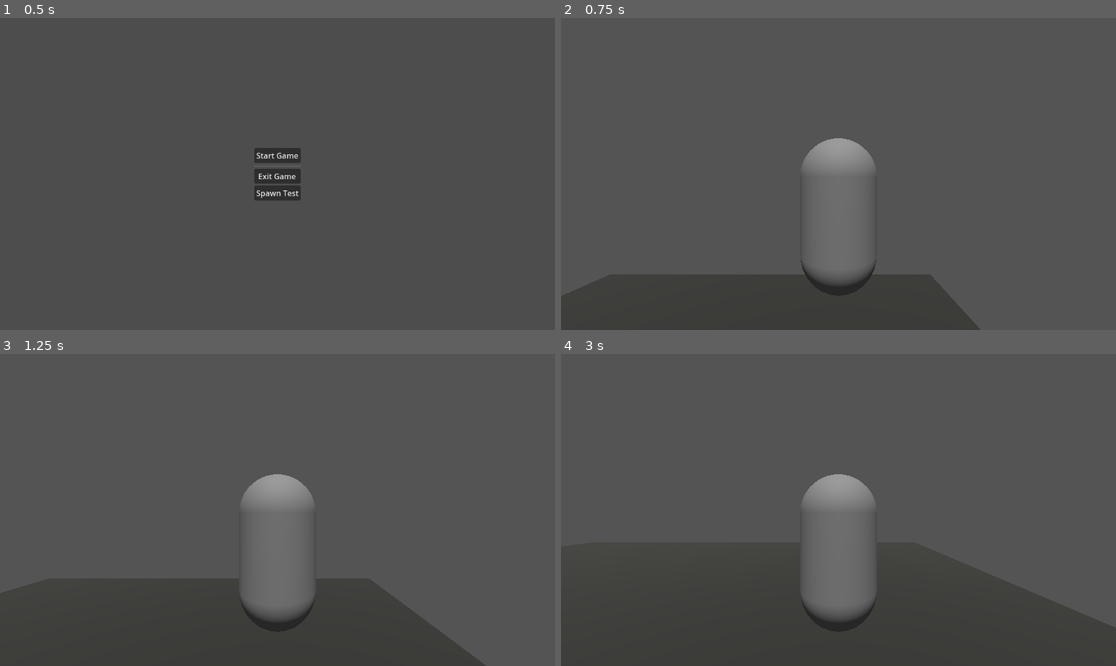
Above: before the commit, frames 1-4 (two rows, left to right).
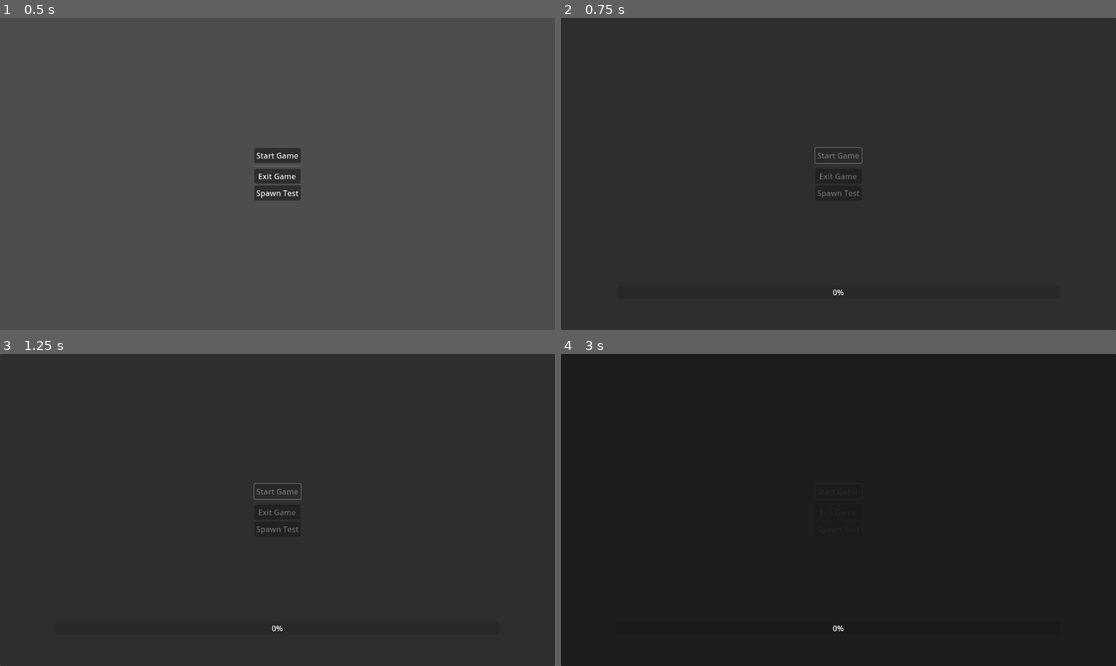
Above: after the commit, the same moments.

Repository: KaiserTorian/Project_Railway
Game: Godot game, scene res://scenes/GUI/title_screen.tscn
Same seed, same stepped clock (60 frames per second), same inputs: the game is played once before the commit and once after it.
Inputs (mouse positions are in pixels of both pictures, inside the frame that each line leads up to):
- Up to frame 1 (0.5 s): no input
- Up to frame 2 (0.75 s): click "Start Game" at 0.5 s
- Up to frame 3 (1.25 s): no input
- Up to frame 4 (3 s): click (838, 491) at 1.25 s, where only the run after the commit has a clickable "Start Game"; click (838, 528) at 2 s, where only the run after the commit has a clickable "Spawn Test"; tap Enter at 2.75 s; move the mouse to (960, 494) at 2.77 s; hold D (cc_right) from 2.78 s (still down); tap Space (cc_jump) at 2.85 s

Frame 1 is identical in both runs. In frame 2, 88% of the frame differs, in the area x 0-100%, y 0-100%; in frame 3, 80%; in frame 4, 100%.
Error after the commit: Parse Error: Preload file "res://items/base_item.tscn" does not exist. (res://scripts/globals/item_manager.gd:4)

Commit message:
Ein Test layout

Diff:
--- a/project.godot
+++ b/project.godot
@@ -33,7 +33,6 @@
 folder_colors={
 "res://addons/": "gray",
 "res://assets/": "yellow",
-"res://resources/": "red",
 "res://scenes/": "green",
 "res://scripts/": "purple"
 }
--- a/resources/char_comps/simple_controller_human.tres
+++ /dev/null
@@ -1,9 +0,0 @@
-[gd_resource type="Resource" script_class="SimplePlayerController" load_steps=2 format=3 uid="uid://c5pedwixtrqlp"]
-
-[ext_resource type="Script" uid="uid://bvtfamtjtvx84" path="res://scripts/resource_scripts/char_comps/simple_player_controller.gd" id="1_5a3li"]
-
-[resource]
-script = ExtResource("1_5a3li")
-identifier = "simple_player_controller_human"
-component_name = "Simple_Player_Controller_Human"
-metadata/_custom_type_script = "uid://bvtfamtjtvx84"
--- a/resources/items/test_item1.tres
+++ /dev/null
@@ -1,13 +0,0 @@
-[gd_resource type="Resource" script_class="ItemPrefab" load_steps=4 format=3 uid="uid://dcvbeqr7wiyo7"]
-
-[ext_resource type="Script" uid="uid://henk1sksno5l" path="res://scripts/resource_scripts/items/item_prefab.gd" id="1_cu8xr"]
-[ext_resource type="Script" uid="uid://5s6gtr4g8wph" path="res://scripts/resource_scripts/component_prefab.gd" id="1_d8nbd"]
-[ext_resource type="Resource" uid="uid://xsfdacqfn4wq" path="res://resources/items_comps/new_resource.tres" id="2_j17ym"]
-
-[resource]
-script = ExtResource("1_cu8xr")
-identifier = "test_1"
-item_name = "Test_1"
-item_description = "Das ist ein Test Item"
-components = Array[ExtResource("1_d8nbd")]([ExtResource("2_j17ym")])
-metadata/_custom_type_script = "uid://henk1sksno5l"
--- a/resources/items_comps/new_resource.tres
+++ /dev/null
@@ -1,9 +0,0 @@
-[gd_resource type="Resource" script_class="TestComp" load_steps=2 format=3 uid="uid://xsfdacqfn4wq"]
-
-[ext_resource type="Script" uid="uid://dve71emj27cqi" path="res://scripts/resource_scripts/items_comps/test_comp.gd" id="1_x8oyi"]
-
-[resource]
-script = ExtResource("1_x8oyi")
-test_var1 = 234234
-component_description = "test_comp,test_comp"
-metadata/_custom_type_script = "uid://dve71emj27cqi"
--- a/resources/misc/default_inv_slot.tres
+++ /dev/null
@@ -1,9 +0,0 @@
-[gd_resource type="Resource" script_class="InvSlot" load_steps=2 format=3 uid="uid://cgicowb4f2rj3"]
-
-[ext_resource type="Script" uid="uid://dufa3lgfwvyti" path="res://scripts/resource_scripts/misc/inv_slot.gd" id="1_tsnfr"]
-
-[resource]
-script = ExtResource("1_tsnfr")
-slot_size = 50
-identifier = "default_inv_slot"
-metadata/_custom_type_script = "uid://dufa3lgfwvyti"
--- a/resources/misc/test_inv.tres
+++ /dev/null
@@ -1,10 +0,0 @@
-[gd_resource type="Resource" script_class="Inventory" load_steps=4 format=3 uid="uid://b06s8u3cubydj"]
-
-[ext_resource type="Script" uid="uid://cnnqs3muog3m7" path="res://scripts/resource_scripts/misc/inventory.gd" id="1_12o8i"]
-[ext_resource type="Resource" uid="uid://cgicowb4f2rj3" path="res://resources/misc/default_inv_slot.tres" id="1_wtm53"]
-[ext_resource type="Script" uid="uid://dufa3lgfwvyti" path="res://scripts/resource_scripts/misc/inv_slot.gd" id="2_ep7lu"]
-
-[resource]
-script = ExtResource("1_12o8i")
-slots = Array[ExtResource("2_ep7lu")]([null, null, null, null, null])
-metadata/_custom_type_script = "uid://cnnqs3muog3m7"
--- a/scenes/characters/CharacterPrefab.gd
+++ /dev/null
@@ -1,5 +0,0 @@
-class_name CharacterPrefab
-extends CharacterBody3D
-
-var character_uid: int
-var is_player: bool
--- a/scenes/characters/human.gd
+++ /dev/null
@@ -1,5 +0,0 @@
-class_name Human
-extends CharacterPrefab
-
-
-@export var cam_controller: Node3D
--- a/scenes/characters/human.tscn
+++ /dev/null
@@ -1,83 +0,0 @@
-[gd_scene load_steps=19 format=3 uid="uid://eqmveid2wlee"]
-
-[ext_resource type="Script" uid="uid://bngdx1w3ryx7l" path="res://scenes/characters/human.gd" id="1_dnjla"]
-[ext_resource type="Script" uid="uid://d2y113xd5ckcw" path="res://scripts/state_machine/root_state_machine.gd" id="2_x0jl3"]
-[ext_resource type="Script" uid="uid://c48y1d8whg2lm" path="res://scripts/state_machine/state_machine.gd" id="3_evndh"]
-[ext_resource type="Script" uid="uid://b34edioxustne" path="res://scripts/state_machine/player_character/idle_state.gd" id="4_h1q25"]
-[ext_resource type="Script" uid="uid://cqmek6tqnkbv1" path="res://scripts/state_machine/player_character/running_state.gd" id="5_j31ep"]
-[ext_resource type="Script" uid="uid://d0vocsbu2mera" path="res://scripts/state_machine/player_character/climbing_state.gd" id="6_6t23p"]
-[ext_resource type="Script" uid="uid://eoejey874c8u" path="res://scripts/state_machine/player_character/falling_state.gd" id="7_n8jd0"]
-[ext_resource type="Script" uid="uid://c1578bhcgi8vr" path="res://scripts/resource_scripts/root_component.gd" id="8_tk7ed"]
-[ext_resource type="Script" uid="uid://5s6gtr4g8wph" path="res://scripts/resource_scripts/component_prefab.gd" id="9_qf5vl"]
-[ext_resource type="Script" uid="uid://cnnqs3muog3m7" path="res://scripts/resource_scripts/misc/inventory.gd" id="11_dnppg"]
-[ext_resource type="Resource" uid="uid://b06s8u3cubydj" path="res://resources/misc/test_inv.tres" id="11_jn14g"]
-[ext_resource type="Resource" uid="uid://cgicowb4f2rj3" path="res://resources/misc/default_inv_slot.tres" id="11_ntk2y"]
-[ext_resource type="Script" uid="uid://dufa3lgfwvyti" path="res://scripts/resource_scripts/misc/inv_slot.gd" id="12_ntk2y"]
-[ext_resource type="Resource" uid="uid://c5pedwixtrqlp" path="res://resources/char_comps/simple_controller_human.tres" id="13_h2pfa"]
-
-[sub_resource type="CapsuleShape3D" id="CapsuleShape3D_6p3mc"]
-
-[sub_resource type="CapsuleMesh" id="CapsuleMesh_6p3mc"]
-
-[sub_resource type="Environment" id="Environment_n8jd0"]
-background_energy_multiplier = 1.1
-
-[sub_resource type="Resource" id="Resource_4lllx"]
-script = ExtResource("11_dnppg")
-metadata/_custom_type_script = "uid://cnnqs3muog3m7"
-
-[node name="Human" type="CharacterBody3D" node_paths=PackedStringArray("cam_controller")]
-script = ExtResource("1_dnjla")
-cam_controller = NodePath("CameraController")
-metadata/_custom_type_script = "uid://bngdx1w3ryx7l"
-
-[node name="CollisionShape3D" type="CollisionShape3D" parent="."]
-shape = SubResource("CapsuleShape3D_6p3mc")
-
-[node name="MeshInstance3D" type="MeshInstance3D" parent="."]
-mesh = SubResource("CapsuleMesh_6p3mc")
-
-[node name="CameraController" type="Node3D" parent="."]
-transform = Transform3D(1, 0, 0, 0, 1, 0, 0, 0, 1, 0, 0.53294945, 0)
-
-[node name="Camera3D" type="Camera3D" parent="CameraController"]
-transform = Transform3D(1, 0, 0, 0, 1, 0, 0, 0, 1, 0, 0, 2.698931)
-environment = SubResource("Environment_n8jd0")
-current = true
-
-[node name="RootStateMachine" type="Node" parent="." node_paths=PackedStringArray("parent")]
-script = ExtResource("2_x0jl3")
-parent = NodePath("..")
-metadata/_custom_type_script = "uid://d2y113xd5ckcw"
-
-[node name="MovementSM" type="Node" parent="RootStateMachine" node_paths=PackedStringArray("default_state")]
-script = ExtResource("3_evndh")
-default_state = NodePath("Idle_state")
-metadata/_custom_type_script = "uid://c48y1d8whg2lm"
-
-[node name="Idle_state" type="Node" parent="RootStateMachine/MovementSM"]
-script = ExtResource("4_h1q25")
-identifier = "IdleState"
-metadata/_custom_type_script = "uid://b34edioxustne"
-
-[node name="RunningState" type="Node" parent="RootStateMachine/MovementSM"]
-script = ExtResource("5_j31ep")
-identifier = "RunningState"
-metadata/_custom_type_script = "uid://cqmek6tqnkbv1"
-
-[node name="ClimbingState" type="Node" parent="RootStateMachine/MovementSM"]
-script = ExtResource("6_6t23p")
-identifier = "ClimbingState"
-metadata/_custom_type_script = "uid://d0vocsbu2mera"
-
-[node name="FallingState" type="Node" parent="RootStateMachine/MovementSM"]
-script = ExtResource("7_n8jd0")
-identifier = "FallingState"
-metadata/_custom_type_script = "uid://eoejey874c8u"
-
-[node name="RootComponent" type="Node" parent="." node_paths=PackedStringArray("parent")]
-script = ExtResource("8_tk7ed")
-inventory = SubResource("Resource_4lllx")
-parent = NodePath("..")
-components = Array[ExtResource("9_qf5vl")]([ExtResource("13_h2pfa"), ExtResource("11_jn14g")])
-metadata/_custom_type_script = "uid://c1578bhcgi8vr"
--- a/scenes/items-misc/base_item.tscn
+++ /dev/null
@@ -1,13 +0,0 @@
-[gd_scene load_steps=3 format=3 uid="uid://dtu6hqw1jucvy"]
-
-[ext_resource type="Script" uid="uid://jdnrne68ga6y" path="res://scenes/items-misc/item_base.gd" id="1_m53hc"]
-
-[sub_resource type="SphereShape3D" id="SphereShape3D_m53hc"]
-
-[node name="Item" type="RigidBody3D"]
-script = ExtResource("1_m53hc")
-
-[node name="MeshInstance3D" type="MeshInstance3D" parent="."]
-
-[node name="CollisionShape3D" type="CollisionShape3D" parent="."]
-shape = SubResource("SphereShape3D_m53hc")
--- a/scenes/items-misc/item_base.gd
+++ /dev/null
@@ -1,57 +0,0 @@
-class_name ItemBase
-extends RigidBody3D
-
-## This is the base of the Item sceen that adds
-var uid: int
-var prefab: ItemPrefab
-var sprite: Image
-
-var components: Array[ComponentPrefab]
-
-var inventory_slot: InvSlot
-
-@onready var item_mesh: MeshInstance3D = $MeshInstance3D
-@onready var item_collition: CollisionShape3D = $CollisionShape3D
-
-func _ready() -> void:
-	self.update_model()
-	self.update_sprite()
-
-
-
-func update_model(new_mesh: Mesh = null):
-	if new_mesh == null:
-		print(self)
-		self.item_mesh.mesh = prefab.item_mesh
-	else:
-		self.item_mesh.mesh = new_mesh
-
-
-func update_sprite(new_sprite: Image = null):
-	if new_sprite == null:
-		self.sprite = self.prefab.item_sprite
-	else:
-		self.sprite = new_sprite
-
-func set_inventory(slot: InvSlot = null):
-	if slot == null:
-		self.inventory_slot = null
-
-		self.visible = false
-		self.sleeping = true
-		self.item_collition.disabled = false
-	else:
-		self.inventory_slot = slot
-
-		self.visible = true
-		self.sleeping = false
-		self.item_collition.disabled = true
-
-func _process(delta: float) -> void:
-	for component in self.components:
-		component.process(delta, self)
-
-
-func _physics_process(delta: float) -> void:
-	for component in self.components:
-		component.physics_process(delta, self)
--- a/scenes/world/test_scene.tscn
+++ b/scenes/world/test_scene.tscn
@@ -2,8 +2,8 @@
 
 [ext_resource type="Script" uid="uid://b3bhtdx5ym8ck" path="res://scripts/world/item_spawn_node.gd" id="1_j1f80"]
 [ext_resource type="Script" uid="uid://dfal78xoae7t0" path="res://scripts/world/characters_spawn_node.gd" id="2_cufpa"]
-[ext_resource type="Script" uid="uid://5s6gtr4g8wph" path="res://scripts/resource_scripts/component_prefab.gd" id="2_djhae"]
-[ext_resource type="Script" uid="uid://henk1sksno5l" path="res://scripts/resource_scripts/items/item_prefab.gd" id="3_h7iep"]
+[ext_resource type="Script" uid="uid://5s6gtr4g8wph" path="res://components/component_prefab.gd" id="2_djhae"]
+[ext_resource type="Script" uid="uid://henk1sksno5l" path="res://items/prefabs/item_prefab.gd" id="3_h7iep"]
 
 [sub_resource type="WorldBoundaryShape3D" id="WorldBoundaryShape3D_a5oyu"]
 
--- a/scripts/globals/item_manager.gd
+++ b/scripts/globals/item_manager.gd
@@ -1,7 +1,7 @@
 extends Node3D
 
 
-const BASE_ITEM_SCENE: PackedScene = preload("res://scenes/items-misc/base_item.tscn")
+const BASE_ITEM_SCENE: PackedScene = preload("res://items/base_item.tscn")
 var all_items:Dictionary[int,ItemBase] = {}
 
 func spawn_item(item_prefab: ItemPrefab,
--- a/scripts/resource_scripts/char_comps/simple_player_controller.gd
+++ /dev/null
@@ -1,85 +0,0 @@
-class_name SimplePlayerController
-extends ComponentPrefab
-
-
-@export var speed = 5.0
-@export var jump_velocity = 4.5
-@export var mouse_sensitivity = 0.5
-@export var tilt_lower_limit := deg_to_rad(-90.0)
-@export var tilt_upper_limit := deg_to_rad(90.0)
-
-var temp_mouse_input: Vector2
-var mouse_rotation := Vector2(0.0,0.0)
-
-
-func physics_process(delta: float, owner: Node3D) -> void:
-	character_movement(delta, owner)
-	cam_movement(delta, owner)
-
-
-func unhandled_input(event: InputEvent, _owner:Node3D) -> void:
-	if event is InputEventMouseMotion and Input.get_mouse_mode() == Input.MOUSE_MODE_CAPTURED:
-		temp_mouse_input = Vector2(event.screen_relative.x,event.screen_relative.y)
-		#print(temp_mouse_input)
-
-
-func input(event, _owner:Node3D):
-	if event.is_action_pressed("ui_cancel"):
-		if Input.mouse_mode == Input.MOUSE_MODE_VISIBLE:
-			Input.mouse_mode = Input.MOUSE_MODE_CAPTURED
-		else:
-			Input.mouse_mode = Input.MOUSE_MODE_VISIBLE
-
-
-func character_movement(delta: float, owner: Node3D) -> void:
-	if not owner is Human:
-		return
-
-	# Add the gravity.
-	if not owner.is_on_floor():
-		owner.velocity += owner.get_gravity() * delta
-
-	# Jumpingda
-	if Input.is_action_just_pressed("cc_jump") and owner.is_on_floor():
-		owner.velocity.y = jump_velocity
-
-	# Get the input direction and handle the movement/deceleration.
-	# As good practice, you should replace UI actions with custom gameplay actions.
-	var input_dir := Input.get_vector("cc_left", "cc_right", "cc_forward", "cc_backward")
-	var direction := (owner.transform.basis * Vector3(input_dir.x, 0, input_dir.y)).normalized()
-	if direction:
-		owner.velocity.x = direction.x * speed
-		owner.velocity.z = direction.z * speed
-	else:
-		owner.velocity.x = move_toward(owner.velocity.x, 0, speed)
-		owner.velocity.z = move_toward(owner.velocity.z, 0, speed)
-
-	owner.move_and_slide()
-	pass
-
-
-
-func cam_movement(delta: float,owner: Node3D)->void:
-	if not owner is Human:
-		print("TEst 1")
-		return
-
-	if owner.cam_controller == null:
-		print("TEst 2")
-		return
-
-	mouse_rotation.x += -temp_mouse_input.x * mouse_sensitivity * delta
-	mouse_rotation.y += -temp_mouse_input.y * mouse_sensitivity * delta
-	mouse_rotation.y = clamp(mouse_rotation.y, tilt_lower_limit, tilt_upper_limit)
-
-	var player_rotation = Vector3(0.0,mouse_rotation.x,0.0)
-	var camera_rotation = Vector3(mouse_rotation.y,0.0,0.0)
-
-	owner.cam_controller.transform.basis = Basis.from_euler(camera_rotation)
-	owner.cam_controller.rotation.z = 0.0
-
-	owner.global_transform.basis = Basis.from_euler(player_rotation)
-
-	temp_mouse_input.x = 0.0
-	temp_mouse_input.y = 0.0
-	pass
--- a/scripts/resource_scripts/component_prefab.gd
+++ /dev/null
@@ -1,28 +0,0 @@
-@abstract
-class_name ComponentPrefab
-extends Resource
-
-
-@export var identifier: String
-@export_multiline var component_description:String
-@export var always_unique: bool = false
-
-func self_check() -> void:
-	if identifier == null:
-		print("identifier in ", self, " is null")
-		return
-
-func ready(_parent: Node3D):
-	pass
-
-func process(_delta: float, _owner: Node3D):
-	pass
-
-func physics_process(_delta: float, _owner: Node3D):
-	pass
-
-func input(_event: InputEvent, _owner: Node3D) -> void:
-	pass
-
-func unhandled_input(_event: InputEvent,_owner:Node3D) -> void:
-	pass
--- a/scripts/resource_scripts/items/item_prefab.gd
+++ /dev/null
@@ -1,21 +0,0 @@
-class_name ItemPrefab
-extends Resource
-
-
-@export var identifier: String
-@export var item_name: String
-@export_multiline var item_description: String
-@export var max_condition: int = 100
-@export var item_value: int
-@export var max_stacksize: int = 1
-
-@export var components:Array[ComponentPrefab]
-
-#FIXME: The string is just a place holder I need a 3D model
-@export_subgroup("model")
-@export var item_mesh: Mesh = BoxMesh.new()
-@export var model_offset: Vector3
-
-@export_subgroup("sprite")
-@export var item_sprite: Image
-@export var sprite_offset: Vector3
--- a/scripts/resource_scripts/misc/inv_slot.gd
+++ /dev/null
@@ -1,10 +0,0 @@
-class_name InvSlot
-extends ComponentPrefab
-
-@export var slot_size: int
-
-#-- Dynamic --#
-var owner_inventory: Inventory
-var item_count: int
-var items: Array[ItemBase]
-var item_identifier: String
--- a/scripts/resource_scripts/misc/inventory.gd
+++ /dev/null
@@ -1,96 +0,0 @@
-class_name Inventory
-extends ComponentPrefab
-
-
-@export var default_slot: InvSlot = preload("res://resources/misc/default_inv_slot.tres")
-@export var slots: Array[InvSlot]
-
-
-func ready(owner:Node3D):
-	identifier = "Inventory"
-	setup_inv(owner)
-	generate_gui(owner)
-
-
-# The basic setup after the Inventory is generated
-func setup_inv(owner: Node3D):
-	for index in self.slots.size():
-		if slots[index] == null:
-			slots[index] = default_slot.duplicate(true)
-			slots[index].owner_inventory = self
-
-
-
-func generate_gui(owner: Node3D):
-	pass
-
-
-func pickup(item: ItemBase, picker: Node3D, input_slot: InvSlot = null):
-	if not item.inventory_slot == null:
-		print("is already in inv")
-		return
-
-	if not self._can_pickup_item(item):
-		print("Can not pick up items")
-		return
-
-	if input_slot == null:
-		print("no input slot")
-		input_slot = self._find_first_slot(item)
-
-	input_slot.items.append(item)
-	input_slot.item_identifier = item.prefab.identifier
-	item.inventory_slot = input_slot
-
-	item.visible = false
-	item.sleeping = true
-	item.item_collition.disabled = false
-
-
-func drop(item: ItemBase, picker: Node3D, drop_pos: Vector3) -> bool:
-	if item.inventory_slot == null:
-		return false
-
-	item.global_position = drop_pos
-
-	item.inventory_slot = null
-	item.sleeping = false
-	item.visible = true
-	item.item_collition.disabled = true
-
-	return true
-
-
-func move(owner: Node3D):
-	pass
-
-
-func _can_pickup_item(item: ItemBase) -> bool:
-	var item_type: String = item.prefab.identifier
-
-	# Ist ein freier stack im inv?
-	for slot in self.slots:
-		if item_type == slot.item_identifier and slot.slot_size > slot.items.size():
-			return true
-
-	# Ist ein freier slot im inv?
-	for slot in self.slots:
-		if item_type == null:
-			return true
-
-	return false
-
-# FIXME: I already have this function wy a second time?
-func _find_first_slot(item: ItemBase) -> InvSlot:
-	var item_type: String = item.prefab.identifier
-	# Ist ein freier stack im inv?
-	for slot in self.slots:
-		if item_type == slot.item_identifier and slot.slot_size > slot.items.size():
-			return slot
-
-	# Ist ein freier slot im inv?
-	for slot in self.slots:
-		if item_type == null:
-			return slot
-
-	return null
--- a/scripts/resource_scripts/root_component.gd
+++ /dev/null
@@ -1,40 +0,0 @@
-class_name RootComponent
-extends Node
-
-@export var inventory:Inventory
-@export var parent: Node3D
-@export var components: Array[ComponentPrefab] = []
-
-# Called when the node enters the scene tree for the first time.
-func _ready() -> void:
-	for component in self.components:
-		component.self_check()
-		component.ready(parent)
-
-# Called every frame. 'delta' is the elapsed time since the previous frame.
-func _process(delta: float) -> void:
-
-	for component in self.components:
-		component.process(delta, parent)
-
-
-func  _physics_process(delta: float) -> void:
-	for component in self.components:
-		component.physics_process(delta, parent)
-
-
-func _input(event: InputEvent) -> void:
-	for component in self.components:
-		component.input(event, parent)
-
-
-func _unhandled_input(event: InputEvent) -> void:
-	for component in self.components:
-		component.unhandled_input(event, parent)
-
-
-func find_components(comp_type_identifier: String, first_component:bool) -> ComponentPrefab:
-	for comp in self.components:
-		if comp.identifier == comp_type_identifier:
-			return comp
-	return null
--- a/scripts/state_machine/player_character/climbing_state.gd
+++ /dev/null
@@ -1,22 +0,0 @@
-class_name ClimbingState
-extends StatePrefab
-
-
-
-func ready() -> void:
-	pass
-
-func check_condition() -> void:
-	pass
-
-func process(_delta: float) -> void:
-	pass
-
-func physics_process(_delta: float) -> void:
-	pass
-
-func enter_state() -> void:
-	pass
-
-func exit_state(_new_state: StatePrefab) -> void:
-	pass
--- a/scripts/state_machine/player_character/falling_state.gd
+++ /dev/null
@@ -1,22 +0,0 @@
-class_name FallingState
-extends StatePrefab
-
-
-
-func ready() -> void:
-	pass
-
-func check_condition() -> void:
-	pass
-
-func process(_delta: float) -> void:
-	pass
-
-func physics_process(_delta: float) -> void:
-	pass
-
-func enter_state() -> void:
-	pass
-
-func exit_state(_new_state: StatePrefab) -> void:
-	pass
--- a/scripts/state_machine/player_character/idle_state.gd
+++ /dev/null
@@ -1,22 +0,0 @@
-class_name IdleState
-extends StatePrefab
-
-
-
-func ready() -> void:
-	pass
-
-func check_condition() -> void:
-	pass
-
-func process(_delta: float) -> void:
-	pass
-
-func physics_process(_delta: float) -> void:
-	pass
-
-func enter_state() -> void:
-	pass
-
-func exit_state(_new_state: StatePrefab) -> void:
-	pass
--- a/scripts/state_machine/player_character/running_state.gd
+++ /dev/null
@@ -1,21 +0,0 @@
-class_name RunningState
-extends StatePrefab
-
-
-func ready() -> void:
-	pass
-
-func check_condition() -> void:
-	pass
-
-func process(_delta: float) -> void:
-	pass
-
-func physics_process(_delta: float) -> void:
-	pass
-
-func enter_state() -> void:
-	pass
-
-func exit_state(_new_state: StatePrefab) -> void:
-	pass
--- a/scripts/state_machine/root_state_machine.gd
+++ /dev/null
@@ -1,24 +0,0 @@
-class_name RootStateMachine
-extends Node
-
-
-@export var parent: Node3D
-var state_machines: Array = []
-var active_states: Array = []
-
-
-func _ready() -> void:
-	for state_machine in self.get_children() as Array[StateMachine]:
-		state_machine.parent = self.parent
-		state_machine.ready()
-
-
-
-func _process(_delta: float) -> void:
-	for state_machine in self.get_children() as Array[StateMachine]:
-		state_machine.process(_delta)
-
-
-func _physics_process(_delta: float) -> void:
-	for state_machine in self.get_children() as Array[StateMachine]:
-		state_machine.physics_process(_delta)
--- a/scripts/state_machine/state_machine.gd
+++ /dev/null
@@ -1,36 +0,0 @@
-class_name StateMachine
-extends Node
-
-## General State Machine for everything
-var parent: Node3D
-@export var default_state: StatePrefab
-
-var current_state: StatePrefab
-
-
-func ready() -> void:
-	if self.default_state == null:
-		push_error("StateMachine has no default_state")
-		return
-
-	for state in self.get_children() as Array[StatePrefab]:
-		state.parent = self.parent
-		state.self_check()
-		state.ready()
-
-	set_state(default_state)
-
-
-func set_state(new_state: StatePrefab) -> void:
-	if not current_state == null:
-		current_state.exit_state(new_state)
-	new_state.enter_state()
-	current_state = new_state
-
-
-func process(_delta: float) -> void:
-	current_state.process(_delta)
-
-
-func physics_process(_delta: float) -> void:
-	current_state.physics_process(_delta)
--- a/scripts/state_machine/state_prefab.gd
+++ /dev/null
@@ -1,41 +0,0 @@
-@abstract
-class_name StatePrefab
-extends Node
-
-@export var blacklist: bool = true
-@export var state_list: Array[StatePrefab] = []
-
-@export var identifier: String
-var parent: Node3D
-
-func self_check() -> void:
-	if identifier == null:
-		push_error("identifier in ", self, " is null")
-		return
-	if not parent is Node3D:
-		push_error("parent in ", self, " is not Node3D")
-		return
-
-
-func ready() -> void:
-	pass
-
-
-func check_condition() -> void:
-	pass
-
-
-func process(_delta: float) -> void:
-	pass
-
-
-func physics_process(_delta: float) -> void:
-	pass
-
-
-func enter_state() -> void:
-	pass
-
-
-func exit_state(_new_state: StatePrefab) -> void:
-	pass
--- a/scripts/world/characters_spawn_node.gd
+++ b/scripts/world/characters_spawn_node.gd
@@ -2,4 +2,4 @@
 
 
 func _ready() -> void:
-	CharacterManager.spawn_character("res://scenes/characters/human.tscn", self.global_position, Vector3(0,0,0), true)
+	CharacterManager.spawn_character("res://characters/human.tscn", self.global_position, Vector3(0,0,0), true)
Not shown, removed: scenes/characters/CharacterPrefab.gd.uid
Not shown, removed: scenes/characters/human.gd.uid
Not shown, removed: scenes/items-misc/item_base.gd.uid
Not shown, removed: scripts/resource_scripts/char_comps/simple_player_controller.gd.uid
Not shown, removed: scripts/resource_scripts/component_prefab.gd.uid
Not shown, removed: scripts/resource_scripts/items/item_prefab.gd.uid
Not shown, removed: scripts/resource_scripts/misc/inv_slot.gd.uid
Not shown, removed: scripts/resource_scripts/misc/inventory.gd.uid
Not shown, removed: scripts/resource_scripts/root_component.gd.uid
Not shown, removed: scripts/state_machine/player_character/climbing_state.gd.uid
Not shown, removed: scripts/state_machine/player_character/falling_state.gd.uid
Not shown, removed: scripts/state_machine/player_character/idle_state.gd.uid
(and 9 more such lines)
